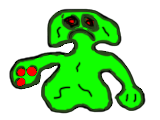
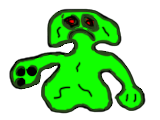
Layers edited between the first and the second 160px x 120px image:
showed "Idle" over 13, 11, 126, 109
hid "Firing" over 13, 11, 126, 109
